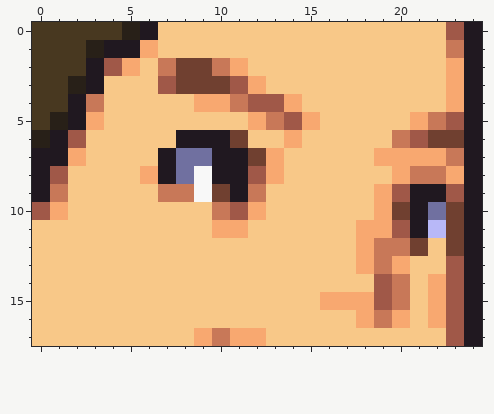
Pixel-art sprite -- res/co/Andy_2_eyes.png. Above is the file before it was changed.
The file is 25x18 pixels.
Once edited:
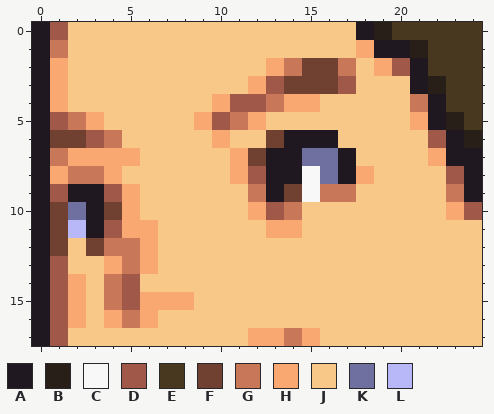
Palette (. is transparent): A #201820  B #282018  C #f8f8f8  D #a05848  E #483820  F #704030  G #c87858  H #f8a870  J #f8c888  K #7070a0  L #b8b8f8
Change:
y 0: x 0..6 EEEEEBA -> ADJJJJJ; x 18..24 JJJJJDA -> ABEEEEE
y 1: x 0..6 EEEBAAH -> AGJJJJJ; x 18..24 JJJJJGA -> HAABEEE
y 2: x 0..5 EEEADH -> AHJJJJ; x 7..11 GFFGH -> JJJJJ; x 13..17 JJJJJ -> HGFFG; x 19..24 JJJJHA -> HDAEEE
y 3: x 0..3 EEBA -> AHJJ; x 7..11 DFFFD -> JJJJJ; x 13..17 JJJJJ -> DFFFD; x 21..24 JJHA -> ABEE
y 4: x 0..3 EEAG -> AHJJ; x 9 H -> J; x 11 G -> D; x 13 D -> G; x 15 J -> H; x 21..24 JJHA -> GAEE
y 5: x 0..2 EBA -> ADG; x 9..11 JJJ -> HDG; x 13..15 GDH -> JJJ; x 22..24 GDA -> ABE
y 6: x 0..4 BADJJ -> AFFDG; x 8..11 AAAF -> JJHJ; x 13..16 JHJJ -> FAAA; x 20..24 GDFFA -> JJDAB
y 7: x 1 A -> G; x 3..5 JJJ -> HHH; x 7..11 AKKAA -> JJJJH; x 13..17 HJJJJ -> AAKKA; x 19..21 HHH -> JJJ; x 23 G -> A
y 8: x 1..4 DJJJ -> HGGH; x 6..11 HAKCAA -> JJJJJH; x 13..18 HJJJJJ -> AACKAH; x 20..23 HGGH -> JJJD
y 9: x 1..5 GJJJJ -> DAADH; x 7..11 GGCFA -> JJJJJ; x 13..17 JJJJJ -> AFCGG; x 19..23 HDAAD -> JJJJG
y 10: x 0..5 DHJJJJ -> AFKAFH; x 10..11 GD -> JJ; x 13..14 JJ -> DG; x 19..24 HFAKFA -> JJJJHD
y 11: x 0..6 JJJJJJJ -> AFLADHH; x 10..11 HH -> JJ; x 13..14 JJ -> HH; x 18..24 HHDALFA -> JJJJJJJ
y 12: x 0..1 JJ -> AF; x 3..6 JJJJ -> FGGH; x 18..21 HGGF -> JJJJ; x 23..24 FA -> JJ
y 13: x 0..1 JJ -> AD; x 4..6 JJJ -> HGH; x 18..20 HGH -> JJJ; x 23..24 DA -> JJ
y 14: x 0..2 JJJ -> ADH; x 4..5 JJ -> GD; x 19..20 DG -> JJ; x 22..24 HDA -> JJJ
y 15: x 0..2 JJJ -> ADH; x 4..8 JJJJJ -> GDHHH; x 16..20 HHHDG -> JJJJJ; x 22..24 HDA -> JJJ
y 16: x 0..2 JJJ -> ADH; x 4..6 JJJ -> HGH; x 18..20 HGH -> JJJ; x 22..24 HDA -> JJJ
y 17: x 0..1 JJ -> AD; x 9..11 HGH -> JJJ; x 13..15 JJJ -> HGH; x 23..24 DA -> JJ
Changed places in both pictures, as pixel boxes (x1, y1, x2, y2):
changed: (32, 22, 482, 346)
